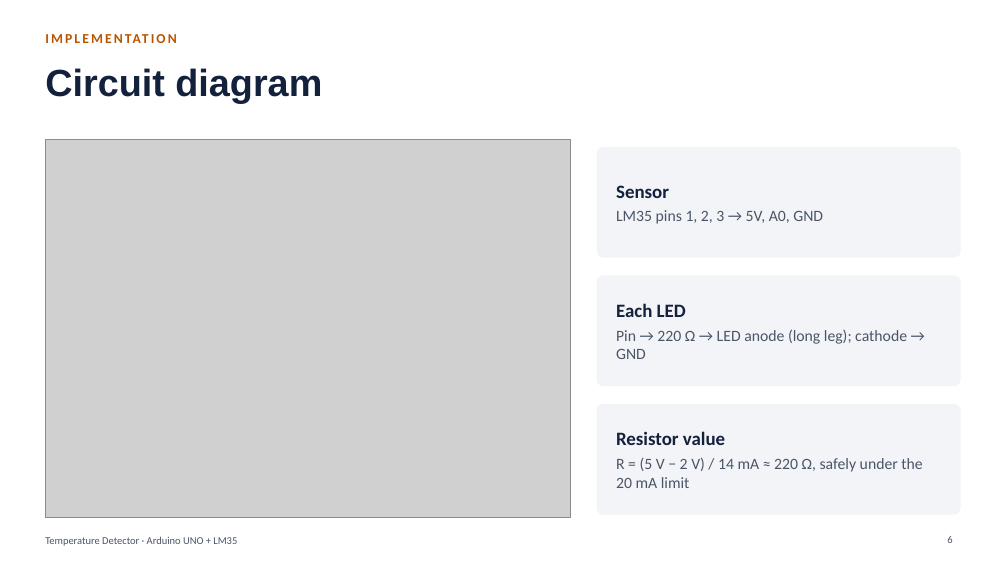
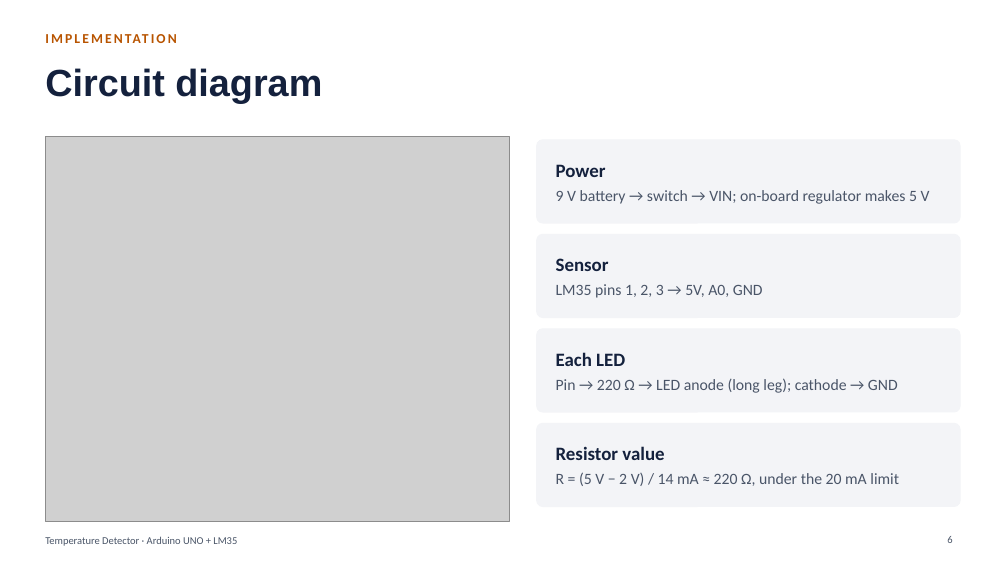
Before and after one commit to qaessafty-arch/Tempreture-detector, a slide deck: slide 6 of presentation/Temperature_Detector_Presentation.pptx. Drawn at 1008x567 pixels with LibreOffice and Linux fonts; fonts in the diff are those of the drawing; grey boxes stand for pictures. Boxes give left, top, right and bottom in pixels: in the first picture for what was removed or moved away, otherwise in the second. Text is boxed around its words. In the diff, an @@ line names an element or a change of style, - is before the commit and + after.

```diff
--- a/presentation/Temperature_Detector_Presentation.pptx
+++ b/presentation/Temperature_Detector_Presentation.pptx
@@ picture: place and size @@
-picture at (45, 140, 570, 518)
+picture at (45, 136, 510, 522)
@@ rounded rectangle: place and size @@
-rounded rectangle at (597, 147, 960, 257)
+rounded rectangle at (537, 140, 960, 223)
@@ text added at (556, 164, 930, 204), 15 pt, text #4A5568 @@
+Power
+9 V battery → switch → VIN; on-board regulator makes 5 V
@@ rounded rectangle: place and size @@
-rounded rectangle at (597, 276, 960, 386)
+rounded rectangle at (537, 234, 960, 318)
@@ text "Sensor": place and size @@
-text "Sensor" at (616, 185, 823, 224)
+text "Sensor" at (556, 258, 763, 298)
@@ proportions changed in 3 elements at (537, 140, 960, 223), (537, 234, 960, 318), (537, 329, 960, 412) @@
@@ rounded rectangle: place and size @@
-rounded rectangle at (597, 405, 960, 514)
+rounded rectangle at (537, 329, 960, 412)
@@ text "Each LED" rewrapped from (616, 303, 907, 359) to (556, 352, 898, 393) @@
@@ rounded rectangle added at (537, 423, 960, 507), fill #F3F4F7, outline #F3F4F7 1 pt @@
@@ text "Resistor value": place and size @@
-text "Resistor value" at (616, 431, 922, 488)
+text "Resistor value" at (556, 446, 899, 486)
@@ text at (556, 472, 899, 486): text changed @@
-R = (5 V − 2 V) / 14 mA ≈ 220 Ω, safely under the 20 mA limit
+R = (5 V − 2 V) / 14 mA ≈ 220 Ω, under the 20 mA limit
```
Also in this commit, not shown: 1 other slide changed, 6 other files.
